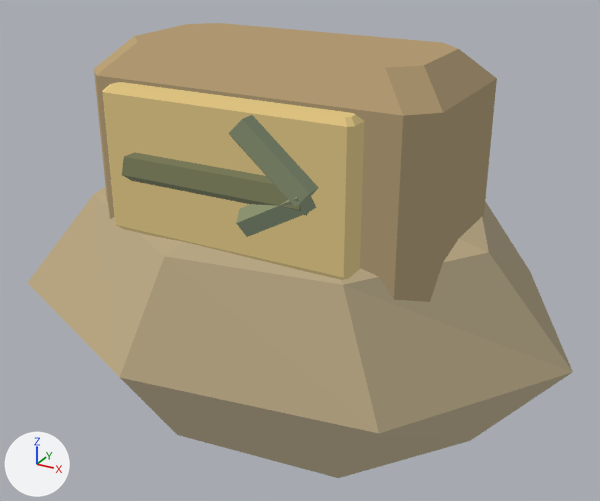
Before and after pictures for a commit that changed the glTF model assets/models/watch_trace.glb.
Before and after are seen from a 50 mm camera at (0.589, -1.041, 0.793) aimed at (0.003, 0.025, 0.26). Lighting does not change. The marker at lower left points along +X, +Y and +Z. The first picture is the older version. Vertices at exactly the same position are counted once.

The older version as bpy lines, for what is in view:
```python
me_wegzeichen___eingeritzte_tafel = bpy.data.meshes.new('Wegzeichen · eingeritzte Tafel')
me_wegzeichen___eingeritzte_tafel.from_pydata(...)  # 117 vertices, 210 faces; spans x -0.47..0.444, y -0.311..0.354, z -0.05..0.59
me_wegzeichen___eingeritzte_tafel.materials.append(mat_gebackenes_sonnenlicht)
ob_wegzeichen___eingeritzte_tafel = bpy.data.objects.new('Wegzeichen · eingeritzte Tafel', me_wegzeichen___eingeritzte_tafel)
ob_wegzeichen___eingeritzte_tafel.location = (0.0, 0.0, 0.0)
```
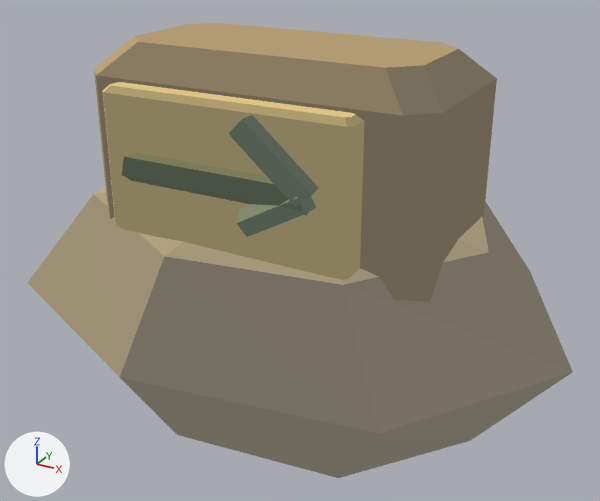
Changed parts and their boxes [x1, y1, x2, y2] in the pictures (600 x 501 px):
```json
{"part": 1, "of": "me_wegzeichen___eingeritzte_tafel", "change": "recoloured", "before": [28, 40, 573, 440], "after": [28, 40, 573, 440]}
```

The change, as JSON lines over the scene's bpy script:
```json
{"block": "me_wegzeichen___eingeritzte_tafel", "where": "me_wegzeichen___eingeritzte_tafel.from_pydata(...)  # 117 vertices, 210 faces; spans x -0.47..0.444, y -0.311..0.354, z -0.05..0.59"}
{"block": "me_wegzeichen___eingeritzte_tafel", "where": "# used by ob_wegzeichen___eingeritzte_tafel; location = (0.0, 0.0, 0.0)"}
{"block": "me_wegzeichen___eingeritzte_tafel", "change": "me_wegzeichen___eingeritzte_tafel part 1: 210 faces centred in x -0.406..0.356, y -0.262..0.301, z -0.01..0.59 are repainted in the vertex colours, in many colours"}
```
